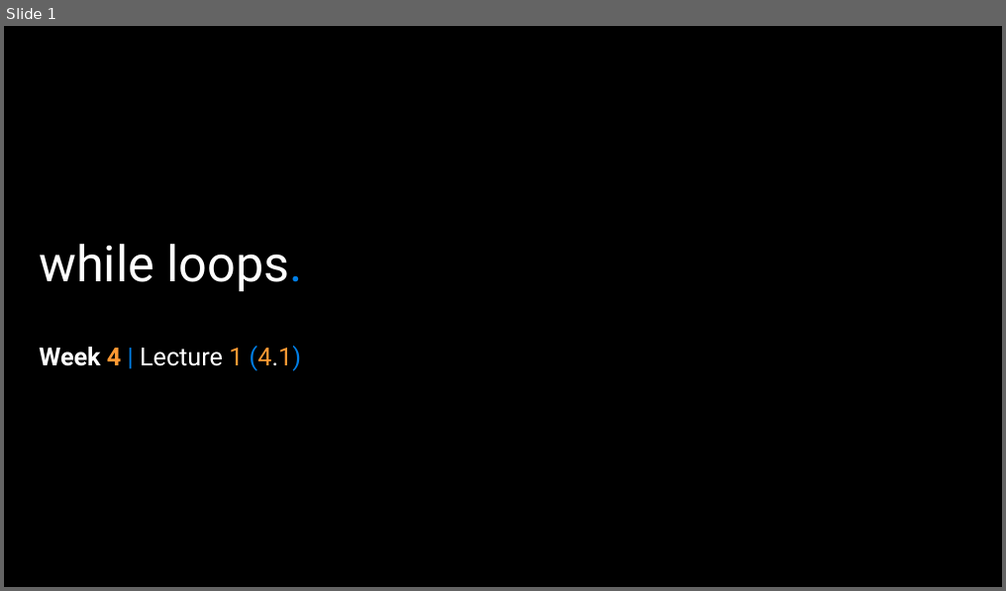
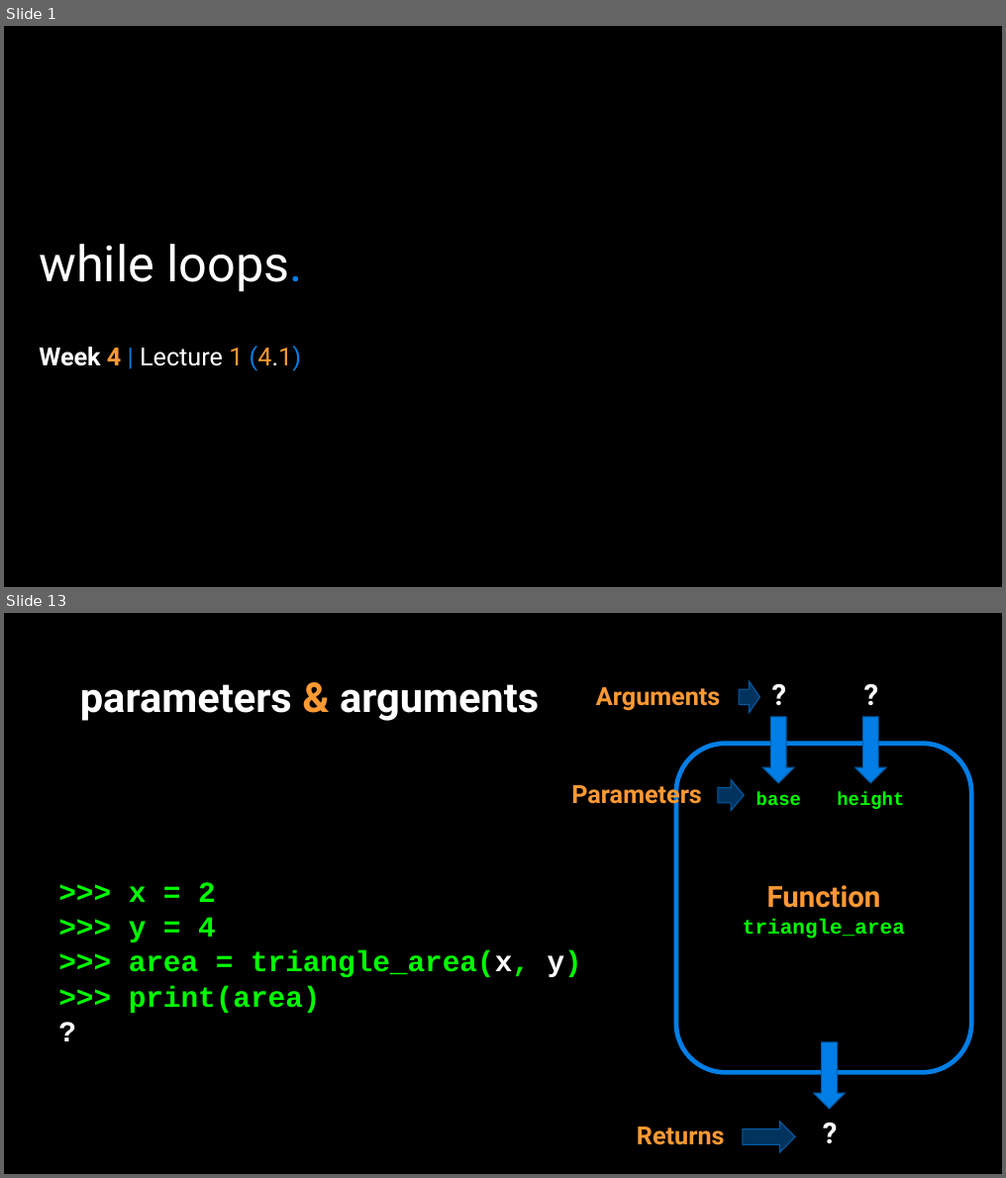
Before and after one commit to APS106/APS106-winter-2023-kinsella-goodfellow, a slide deck: lectures/week4/lecture1/slides/week4_lecture1.pptx. Shown one above the other, each under a label of ours: slide 1 before the commit, slides 1 and 13 after it; the slides between them are not shown. The pictures are 1006x591 and 1006x1178 pixels, drawn with LibreOffice and Linux fonts; fonts in the diff are those of the drawing; background and template pictures are left out. Boxes give left, top, right and bottom in pixels: in the first picture for what was removed or moved away, otherwise in the second. Text is boxed around its words. In the diff, an @@ line names an element or a change of style, - is before the commit and + after.

```diff
--- a/lectures/week4/lecture1/slides/week4_lecture1.pptx
+++ b/lectures/week4/lecture1/slides/week4_lecture1.pptx
@@ slide 13 added at [4, 613, 1002, 1174], background picture (left out) @@
@@ title added at [80, 684, 539, 721], 39.6 pt, text #FFFFFF, bold @@
+parameters & arguments
@@ text added at [596, 687, 720, 711], 24 pt, text #FF9933, bold @@
+Arguments
@@ down arrow added at [739, 681, 759, 712], fill #017EE5 at 41% opacity, outline #015DA9 1 pt @@
@@ text added at [764, 672, 792, 716], 28 pt, text #FFFFFF, bold @@
+?
@@ text added at [856, 672, 884, 716], 28 pt, text #FFFFFF, bold @@
+?
@@ down arrow added at [763, 717, 794, 783], fill #017EE5, outline #015DA9 1 pt @@
@@ down arrow added at [855, 717, 886, 783], fill #017EE5, outline #015DA9 1 pt @@
@@ rounded rectangle added at [676, 744, 972, 1072], outline #017EE5 4.5 pt, 20 pt, text #00FF00, bold @@
+Function
+triangle_area
@@ text added at [571, 780, 702, 809], 24 pt, text #FF9933, bold @@
+Parameters
@@ down arrow added at [718, 780, 744, 811], fill #017EE5 at 41% opacity, outline #015DA9 1 pt @@
@@ text added at [756, 791, 801, 805], 18 pt, text #00FF00, bold @@
+base
@@ text added at [837, 791, 904, 809], 18 pt, text #00FF00, bold @@
+height
@@ text added at [129, 882, 582, 1013], 28 pt, text #00FF00, bold @@
+>>> x = 2
+>>> y = 4
+>>> area = triangle_area(x, y)
+>>> print(area)
+?
@@ down arrow added at [814, 1043, 845, 1109], fill #017EE5, outline #015DA9 1 pt @@
@@ text added at [816, 1112, 844, 1155], 28 pt, text #FFFFFF, bold @@
+?
@@ text added at [637, 1127, 725, 1146], 24 pt, text #FF9933, bold @@
+Returns
@@ down arrow added at [743, 1122, 795, 1153], fill #017EE5 at 41% opacity, outline #015DA9 1 pt @@
```
Also in this commit, not shown: 18 slides changed, 47 other slides added, 7 slides removed, 11 other files.
